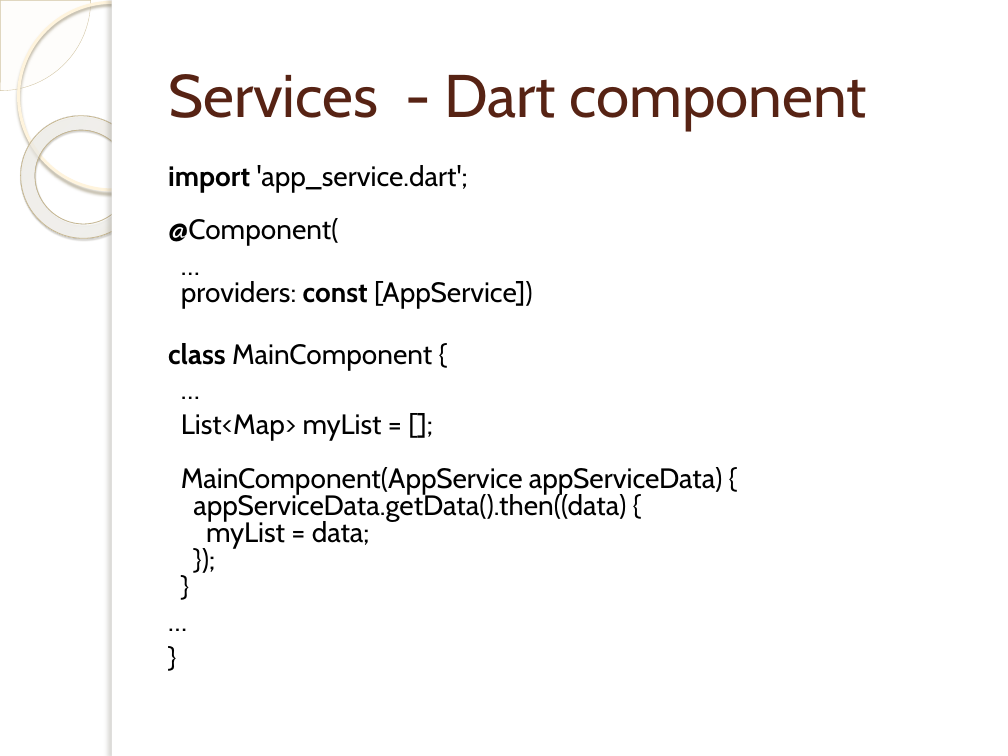
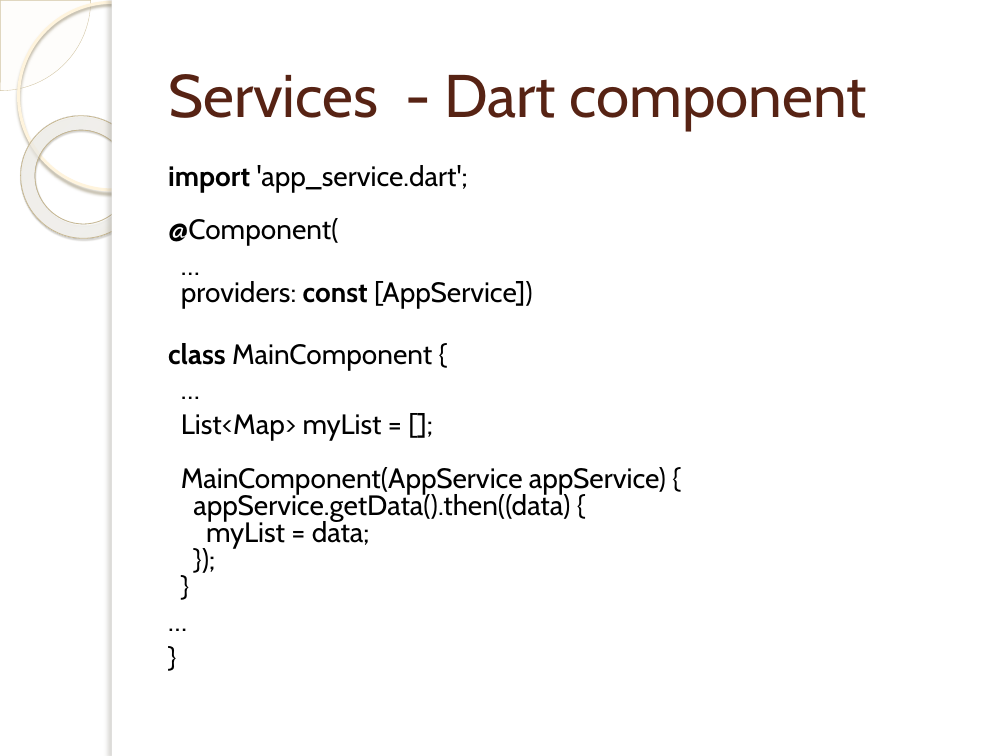
Before and after one commit to cdnielson/angular2presentation, a slide deck: slide 27 of Angular 2.pptx. Drawn at 1008x756 pixels with LibreOffice and Linux fonts; fonts in the diff are those of the drawing; background and template pictures are left out. Boxes give left, top, right and bottom in pixels: in the first picture for what was removed or moved away, otherwise in the second. Text is boxed around its words. In the diff, an @@ line names an element or a change of style, - is before the commit and + after.

```diff
--- a/Angular 2.pptx
+++ b/Angular 2.pptx
@@ text at (x1=181, y1=414, x2=666, y2=549): text changed @@
-List<Map> myList = [];
-MainComponent(AppService appServiceData) {
-appServiceData.getData().then((data) {
-myList = data;
-});
-}
+List<Map> myList = [];
+MainComponent(AppService appService) {
+appService.getData().then((data) {
+myList = data;
+});
+}
```
Also in this commit, not shown: 2 other files.
